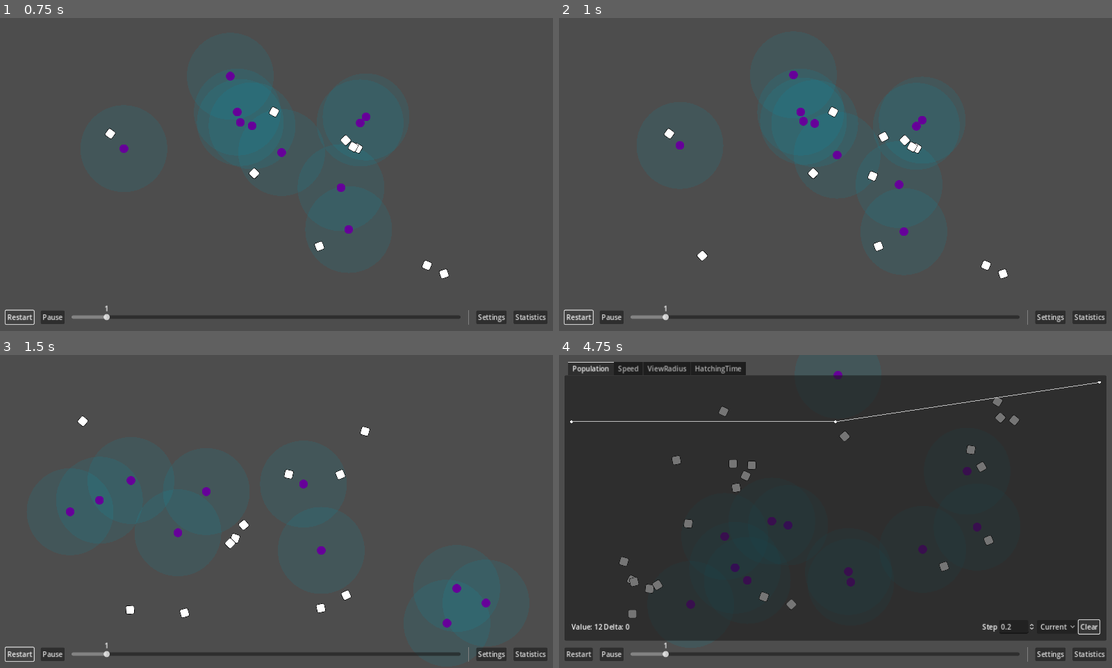
Above: before the commit, frames 1-4 (two rows, left to right).
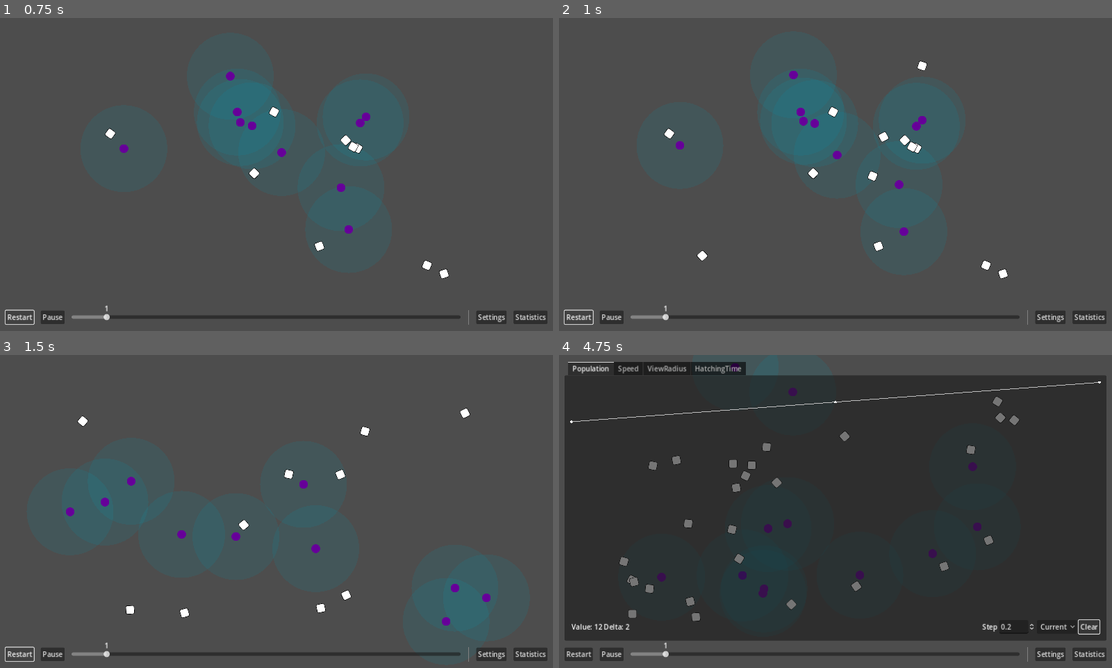
Above: after the commit, the same moments.

Repository: wivest/Natural-Selection
Game: Godot game, scene res://main.tscn
The game is run twice, just before and just after one commit, with the same random seed, the same clock (stepped at 60 frames per second) and the same inputs.
Inputs:
- Up to frame 1 (0.75 s): click "Restart" at 0.5 s
- Up to frame 2 (1 s): no input
- Up to frame 3 (1.5 s): click "Restart" at 1.25 s
- Up to frame 4 (4.75 s): click "Restart" at 2 s; click "Statistics" at 2.75 s; click "Current" at 3.5 s; click "Clear" at 4.25 s

Frame 1 is identical in both runs. In frame 2, less than 0.1% of the frame differs, in the area x 64-67%, y 13-17%; in frame 3, 0.4%; in frame 4, 1.5%, in the area x 3-98%, y 2-88%.

Commit message:
fix: spawn right amount of food when low time

Diff:
--- a/field/nodes/spawner.gd
+++ b/field/nodes/spawner.gd
@@ -1,5 +1,5 @@
 class_name Spawner
-extends Timer
+extends TimerLow
 
 var rate: float = 0
 
